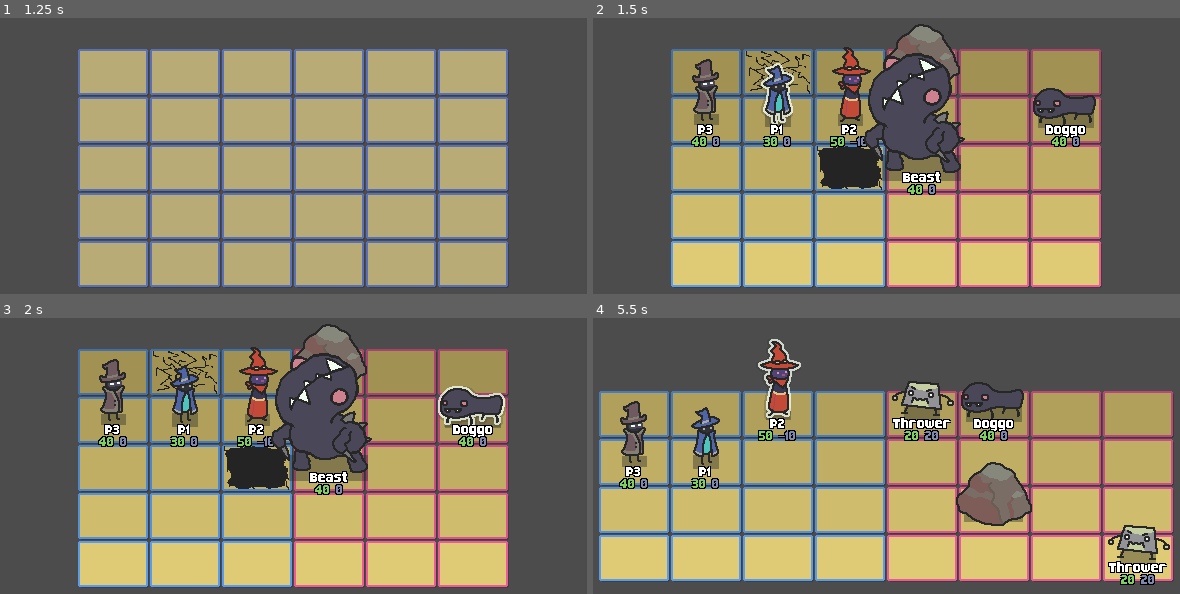
Above: before the commit, frames 1-4 (two rows, left to right).
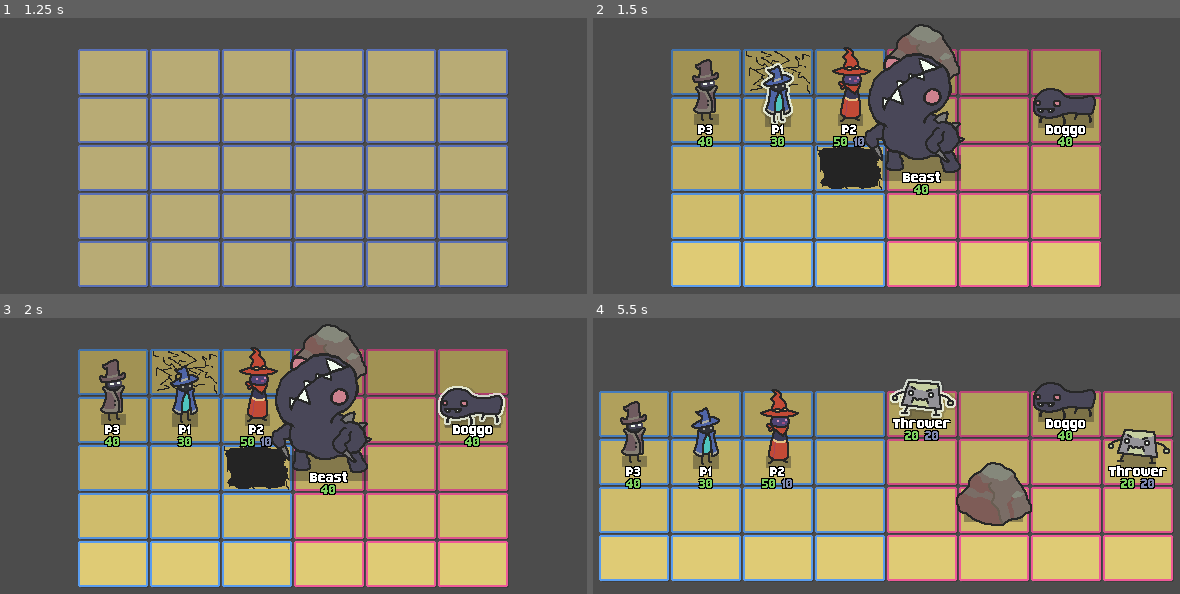
Above: after the commit, the same moments.

Repository: jakefriend-dev/Strata-G
Game: Godot game, scene res://combat/framing/BattleField.tscn
The game is run twice, just before and just after one commit, with the same random seed, the same clock (stepped at 60 frames per second) and the same inputs.
Inputs:
- Up to frame 1 (1.25 s): tap Enter (player_complete) at 0.5, 0.6 s; hold D (player_move_right) from 0.53 s (still down)
- Up to frame 2 (1.5 s): tap Space at 1.25 s; release D (player_move_right) at 1.28 s; hold S (player_move_down) from 1.28 s (still down); tap 1 (dev_1) at 1.35 s
- Up to frame 3 (2 s): keep holding S (player_move_down); tap Enter (player_complete) at 1.55 s
- Up to frame 4 (5.5 s): tap Enter (player_complete) at 2, 2.3, 3.05, 3.5, 3.8, 4.35, 5.1 s; release S (player_move_down) at 2.03 s; hold D (player_move_right) 2.03-2.78 s; tap 2 (dev_2) at 2.1 s; tap Space at 2.75, 4.25 s; hold W (player_move_up) 2.78-3.53 s; tap 3 (dev_3) at 2.85 s; hold A (player_move_left) 3.53-5.03 s; tap 4 (dev_4) at 3.6 s; hold S (player_move_down) from 5.03 s (still down)

Frame 1 is identical in both runs. In frame 2, 0.7% of the frame differs, in the area x 16-83%, y 38-65%; in frame 3, 0.7%; in frame 4, 8.8%, in the area x 4-99%, y 7-97%.

Commit message:
Preparing to redo Action Queue for simplicity

Diff:
--- a/GodotRoot/src/actors/Beast.gd
+++ b/GodotRoot/src/actors/Beast.gd
@@ -13,7 +13,7 @@
 	pass
 
 func begin_turn():
-	var start_position: Vector2 = coord
+	var _start_position: Vector2 = coord
 
 	match telegraphed_move:
 		LUNGE: do_lunge()
--- a/GodotRoot/src/actors/Doggo.gd
+++ b/GodotRoot/src/actors/Doggo.gd
@@ -49,6 +49,7 @@
 		act.prep_relative_move(self, moptions[0])
 		print(name,": Moving left/right because couldn't move up/down")
 		act.start_action_queue(self)
+	end_turn()
 	pass
 
 func check_for_victim() -> bool:
@@ -73,6 +74,23 @@
 		act.prep_relative_move(self, Vector2.RIGHT, true, false, true)
 	print(name,": Can attack at start of turn, so simply doing so!")
 	act.start_action_queue(self)
+	end_turn()
+	pass
+
+func ACT_charge_forward():
+	# Quickly move the furthest left you are able, crossing faction lines
+	pass
+
+func ACT_charge_back():
+	# Return to your pre-charge starting position
+	pass
+
+func ACT_bite():
+	# Assuming there's an actor to your left, bite
+	pass
+
+func ACT_walk_1_tile():
+	# Move 1 tile within your faction bounds
 	pass
 
 func begin_turn_OLD():
--- a/GodotRoot/src/actors/P2.tscn
+++ b/GodotRoot/src/actors/P2.tscn
@@ -61,7 +61,7 @@
 script = ExtResource( 1 )
 first_initiative = 3
 max_hp = 5
-def_shield = -1
+def_shield = 1
 faction = 1
 
 [node name="ArtMgr" type="Node2D" parent="."]
--- a/GodotRoot/src/actors/key_components/Actor.gd
+++ b/GodotRoot/src/actors/key_components/Actor.gd
@@ -127,6 +127,7 @@
 	$BUI/MC/VB/Name.text = ofc_name
 	$BUI/MC/VB/GC/Health/Value.text = str(hp)
 	$BUI/MC/VB/GC/Shield/Value.text = str(def_shield)
+	$BUI/MC/VB/GC/Shield.visible = (def_shield > 0)
 #	$BUI/MC/VB/GC/Move/Value.text = str(hp)
 #	$BUI/MC/VB/GC/Actions/Value.text = str(hp)
 
--- a/GodotRoot/src/classes/Array2D.gd
+++ b/GodotRoot/src/classes/Array2D.gd
@@ -166,7 +166,7 @@
 #	return data[p_idx]
 #
 #func _get_cols() -> Array:
-	return data
+#	return data
 
 
 # I don't like these - it assumes we KNOW what the column/row should be as a whole, which is a screwier way to interact with the dataset than just setting the cells in sequence.
--- a/GodotRoot/src/masters/_ActionLib.gd
+++ b/GodotRoot/src/masters/_ActionLib.gd
@@ -40,11 +40,11 @@
 	noted_coord_A = Vector2(-99, -99)
 	pass
 
-func start_action_queue(actor: Actor):
-	flush()
-	curr_actor = actor
-	process_action_queue()
-	pass
+#func start_action_queue(actor: Actor):
+#	flush()
+#	curr_actor = actor
+#	process_action_queue()
+#	pass
 
 func process_action_queue():
 	if action_queue.empty():
@@ -271,14 +271,14 @@
 # TURN-RELATED MASTERS -----------------------------------------------------------------------------
 
 func skip_turn(actor: Actor):
-	start_action_queue(actor)
+#	start_action_queue(actor)
 	pass
 
 # PLAYER SHORTCUTS ---------------------------------------------------------------------------------
 
 func quick_player_move(actor: Actor, motion: Vector2, continuous: bool = false):
 	prep_relative_move(actor, motion, continuous)
-	start_action_queue(actor)
+#	start_action_queue(actor)
 	pass
 
 # MOVE (ORTHAGONAL/ADJACENT) -----------------------------------------------------------------------
--- a/GodotRoot/src/masters/_BattleMgr.gd
+++ b/GodotRoot/src/masters/_BattleMgr.gd
@@ -442,6 +442,12 @@
 	print("BATMAN: cycle_to_next_turn() = [",get_printable_roundturncount(),": ",get_printable_turntaker_name(curr_turndata),"]")
 
 	field.update_targeting()
+
+	act.flush()
+	if !curr_actor.has_method(""):
+		print("BATMAN: Error! Actor ",curr_actor," doesn't have a X method, skipping!")
+		yield(utils.yt(0.75, self), "timeout")
+		cycle_to_next_turn()
 	pass
 
 func get_printable_roundturncount() -> String:
